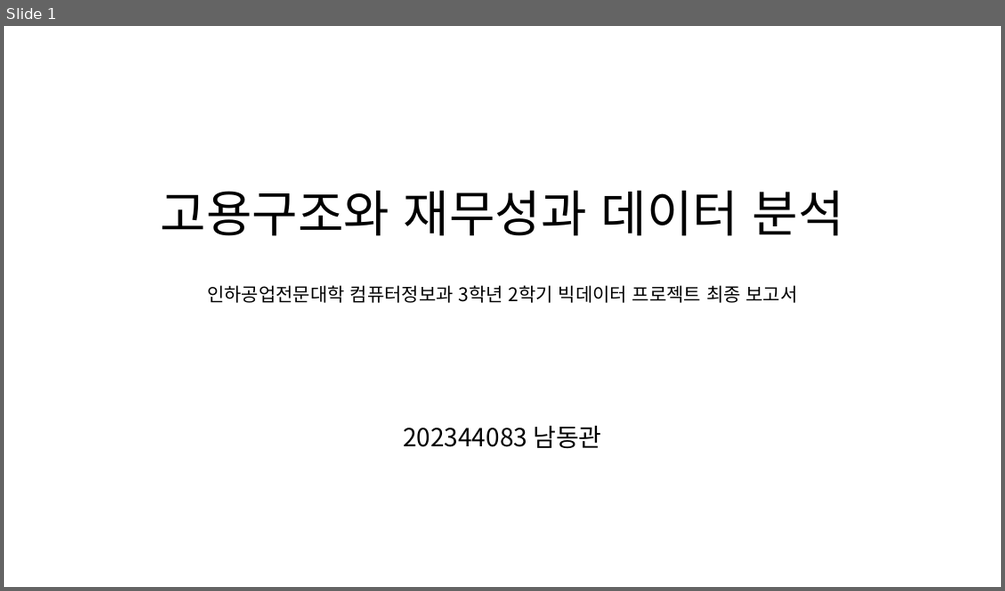
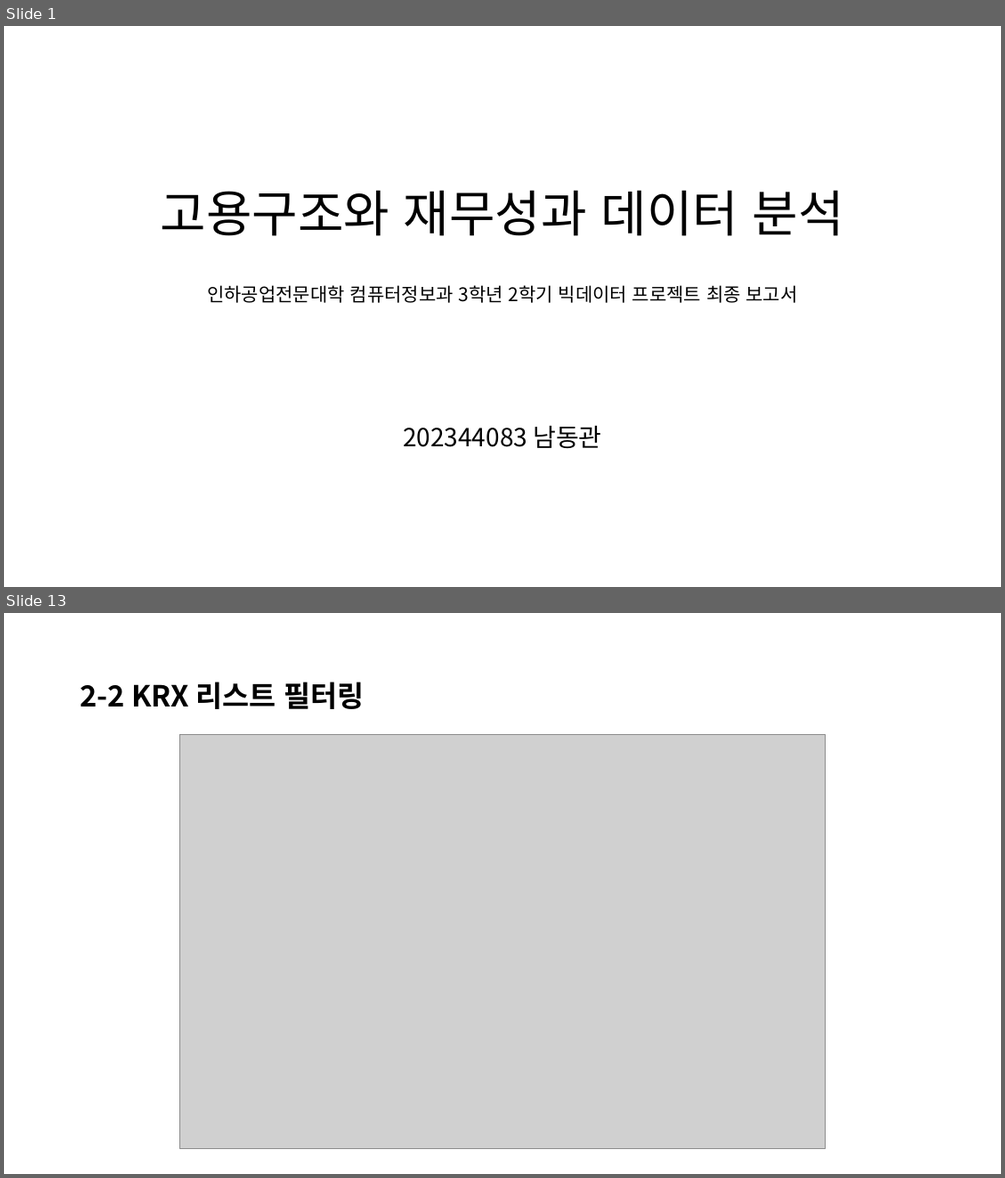
Before and after one commit to namdkgo/BigDataProject, a slide deck: 202344083_남동관_빅데이터_기말프로젝트_보고서.pptx. Shown one above the other, each under a label of ours: slide 1 before the commit, slides 1 and 13 after it; the slides between them are not shown. The pictures are 1005x591 and 1005x1178 pixels, drawn with LibreOffice and Linux fonts; fonts in the diff are those of the drawing; grey boxes stand for pictures. Boxes give left, top, right and bottom in pixels: in the first picture for what was removed or moved away, otherwise in the second. Text is boxed around its words. In the diff, an @@ line names an element or a change of style, - is before the commit and + after.

```diff
--- a/202344083_남동관_빅데이터_기말프로젝트_보고서.pptx
+++ b/202344083_남동관_빅데이터_기말프로젝트_보고서.pptx
@@ slide 13 added at box(4, 613, 1001, 1174), background #FFFFFF @@
@@ title added at box(80, 682, 364, 709), 28 pt, text #000000, bold @@
+2-2 KRX 리스트 필터링
@@ picture added at box(179, 734, 825, 1148) @@
```
Also in this commit, not shown: 11 slides changed, 48 other slides added, 5 other files.
